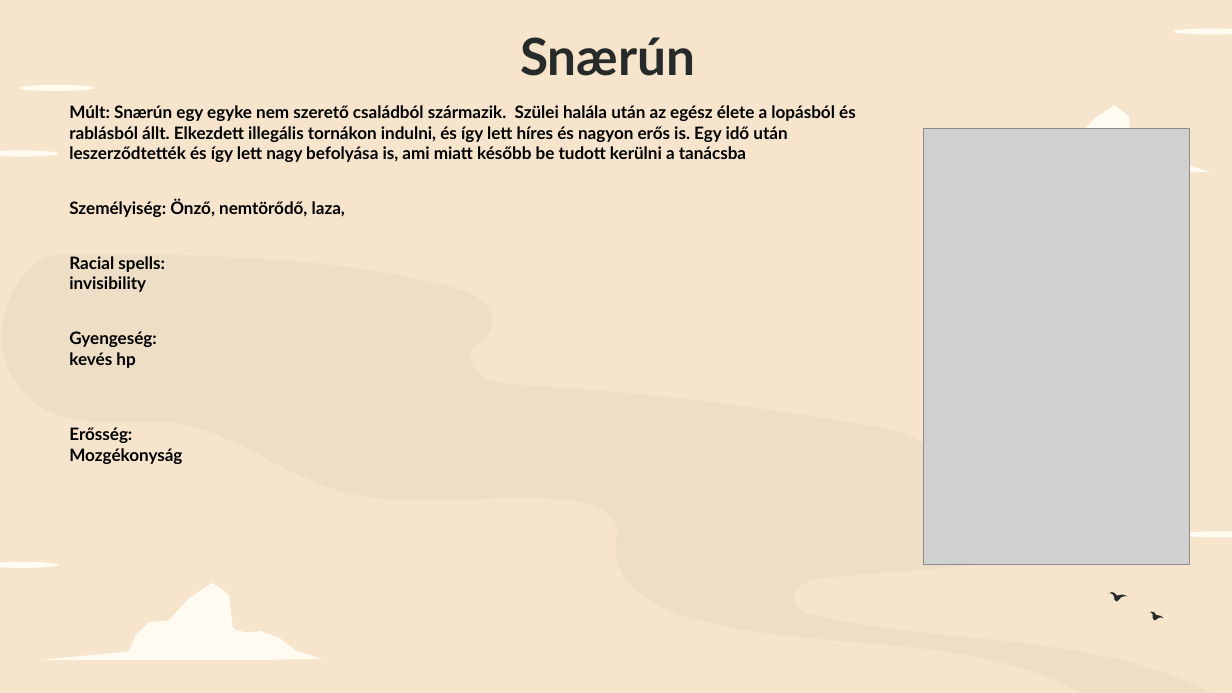
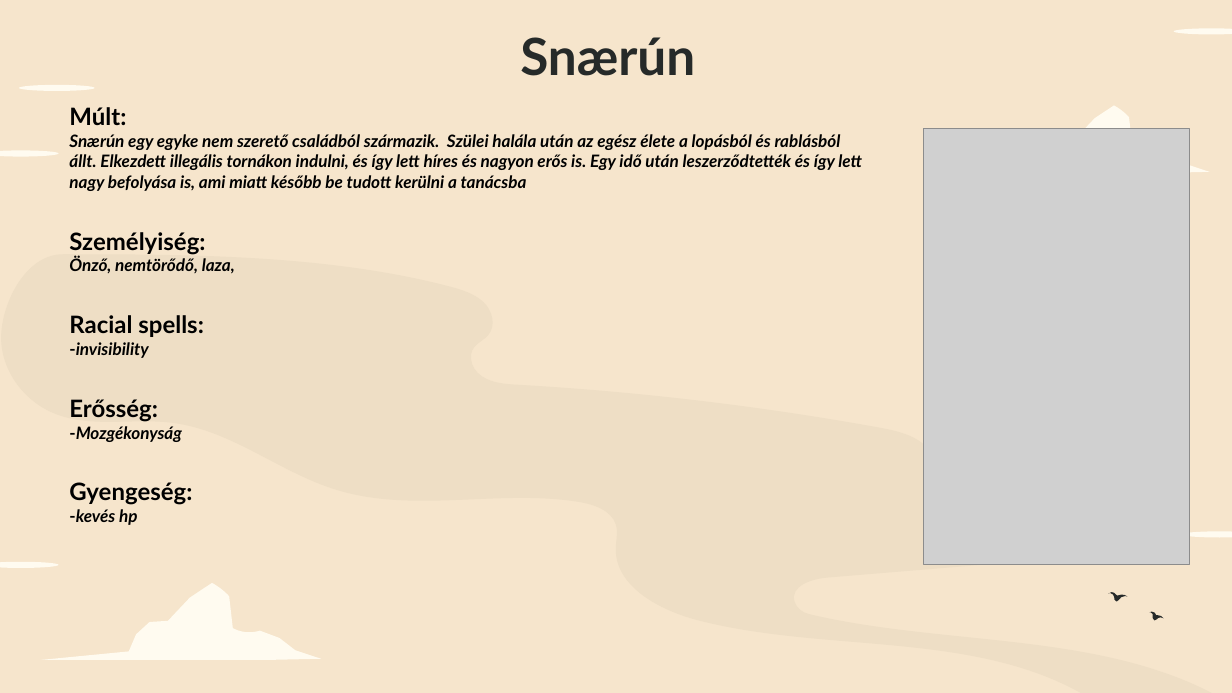
Before and after one commit to matemegyesi/Bread-Szerepjatek, a slide deck: slide 13 of PPT.pptx (slide 15 before the commit). Drawn at 1232x693 pixels with LibreOffice and Linux fonts; fonts in the diff are those of the drawing; grey boxes stand for pictures. Boxes give left, top, right and bottom in pixels: in the first picture for what was removed or moved away, otherwise in the second. Text is boxed around its words. In the diff, an @@ line names an element or a change of style, - is before the commit and + after.

```diff
--- a/PPT.pptx
+++ b/PPT.pptx
@@ text at (69,107,862,274): size 10 to 14 pt in "Múlt:", "Személyiség:"; italic on in "Snærún egy egyke nem szerető családból származik. ...", "Önző, nemtörődő, laza," @@
@@ text at (69,315,204,525): text changed @@
-Racial spells:
-invisibility
-Gyengeség:
-kevés hp
-Erősség:
-Mozgékonyság
+Racial spells:
+-invisibility
+Erősség:
+-Mozgékonyság
+Gyengeség:
+-kevés hp
```
Also in this commit, not shown: 4 other slides changed, 2 slides removed.
